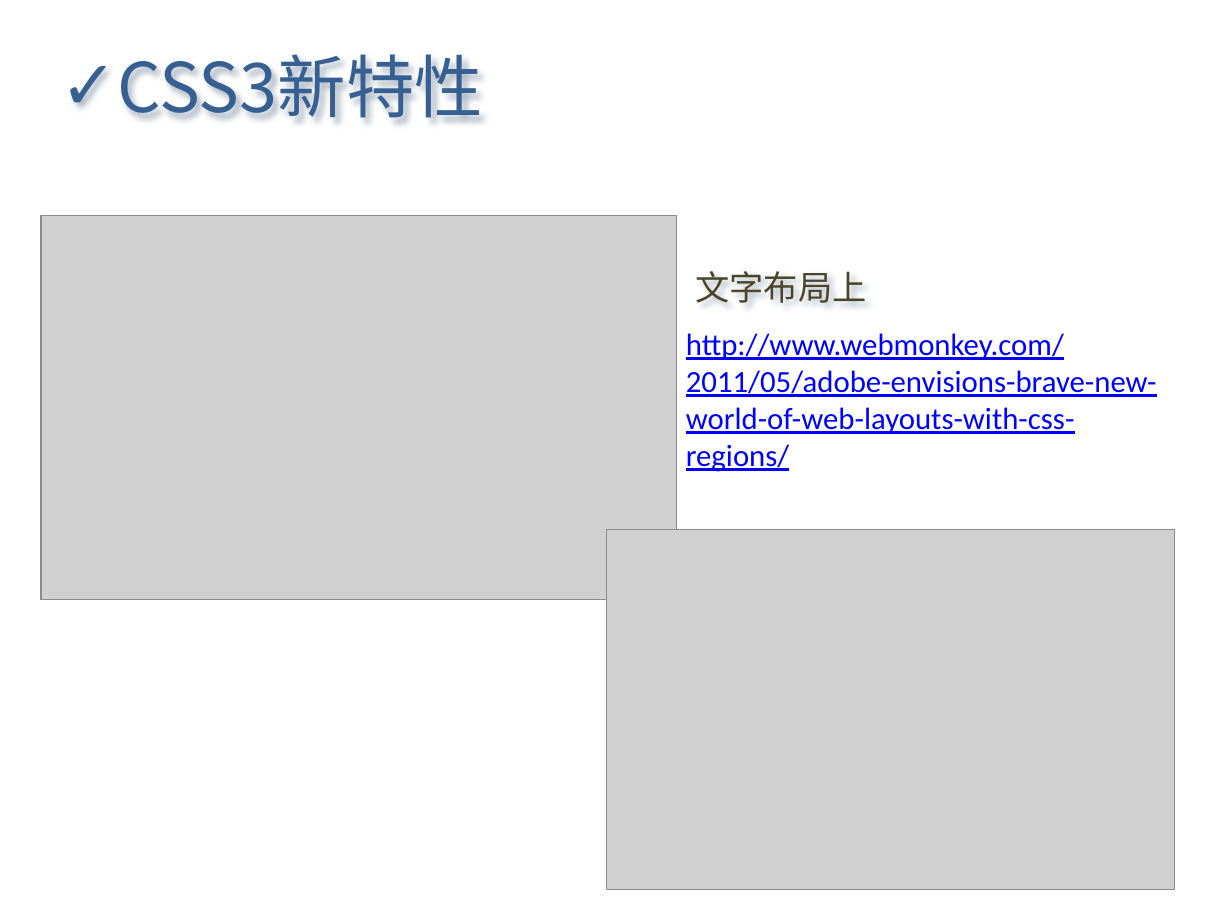
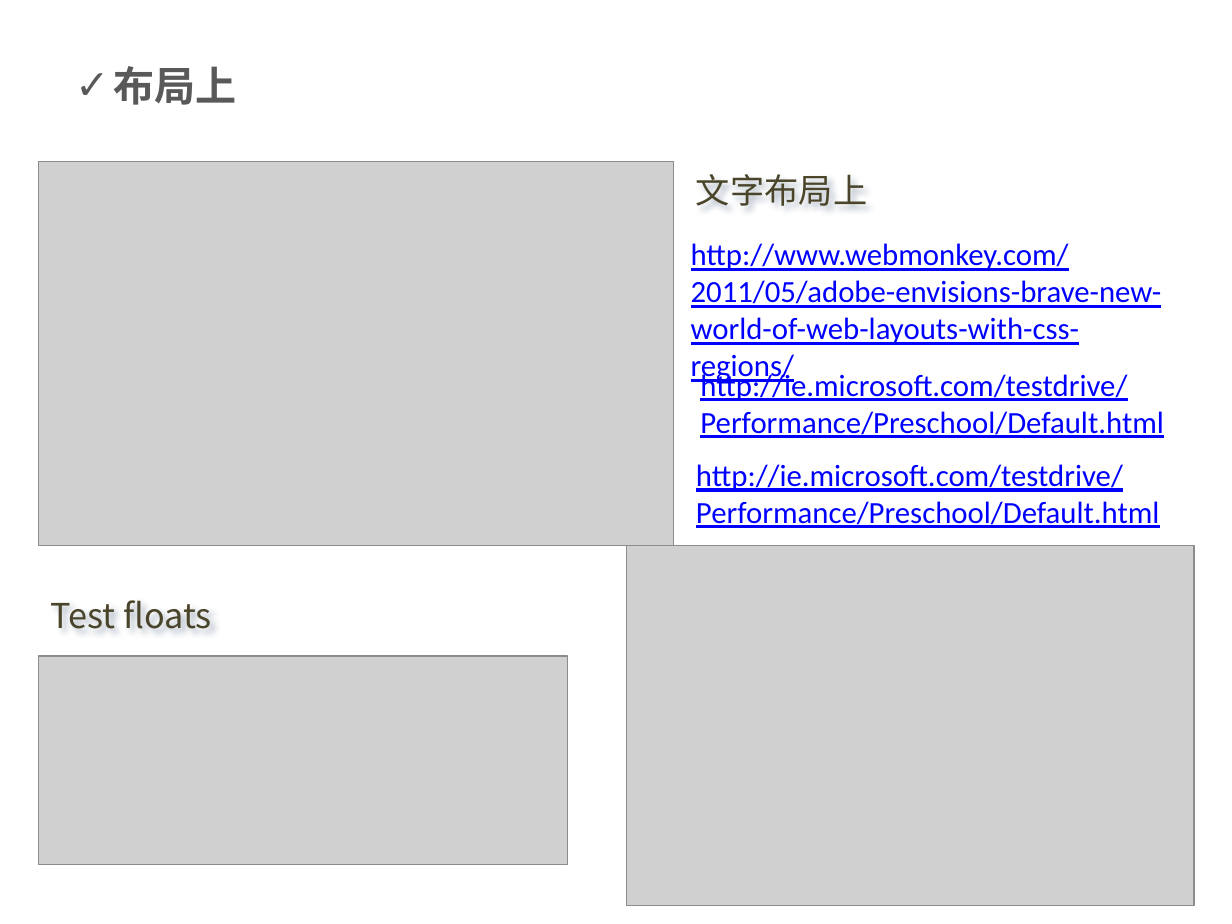
Before and after one commit to Letractively/feng33, a slide deck: slide 12 of ppt/css3知多少2011-06-23.pptx (slide 8 before the commit). Drawn at 1232x924 pixels with LibreOffice and Linux fonts; fonts in the diff are those of the drawing; grey boxes stand for pictures. Boxes give left, top, right and bottom in pixels: in the first picture for what was removed or moved away, otherwise in the second. Text is boxed around its words. In the diff, an @@ line names an element or a change of style, - is before the commit and + after.

```diff
--- a/ppt/css3知多少2011-06-23.pptx
+++ b/ppt/css3知多少2011-06-23.pptx
@@ text removed at <box>117,54,482,119</box> @@
-✓ CSS3新特性
@@ text added at <box>114,66,237,105</box>, 24 pt, text #595959, bold @@
+✓ 布局上
@@ picture: place and size @@
-picture at <box>41,216,676,600</box>
+picture at <box>38,161,674,546</box>
@@ text "文字布局上": place and size @@
-text "文字布局上" at <box>695,271,866,303</box>
+text "文字布局上" at <box>696,174,867,206</box>
@@ text "http://www.webmonkey.com/2011/05/adobe-envisions-brave-new-w ...": place and size @@
-text "http://www.webmonkey.com/2011/05/adobe-envisions-brave-new-w ..." at <box>686,333,1157,434</box>
+text "http://www.webmonkey.com/2011/05/adobe-envisions-brave-new-w ..." at <box>691,243,1162,345</box>
@@ text added at <box>700,370,1164,438</box>, 18 pt, text #0000FF, underline @@
+http://ie.microsoft.com/testdrive/Performance/Preschool/Default.html
@@ text added at <box>696,464,1160,528</box>, 18 pt, text #0000FF, underline @@
+http://ie.microsoft.com/testdrive/Performance/Preschool/Default.html
@@ picture: place and size @@
-picture at <box>606,530,1174,890</box>
+picture at <box>626,546,1194,906</box>
@@ text added at <box>51,600,212,629</box>, 20 pt, text #4A452A @@
+Test floats
@@ picture added at <box>38,655,567,864</box> @@
```
Also in this commit, not shown: 11 other slides changed, 6 slides added, 1 slide removed, 37 other files.
